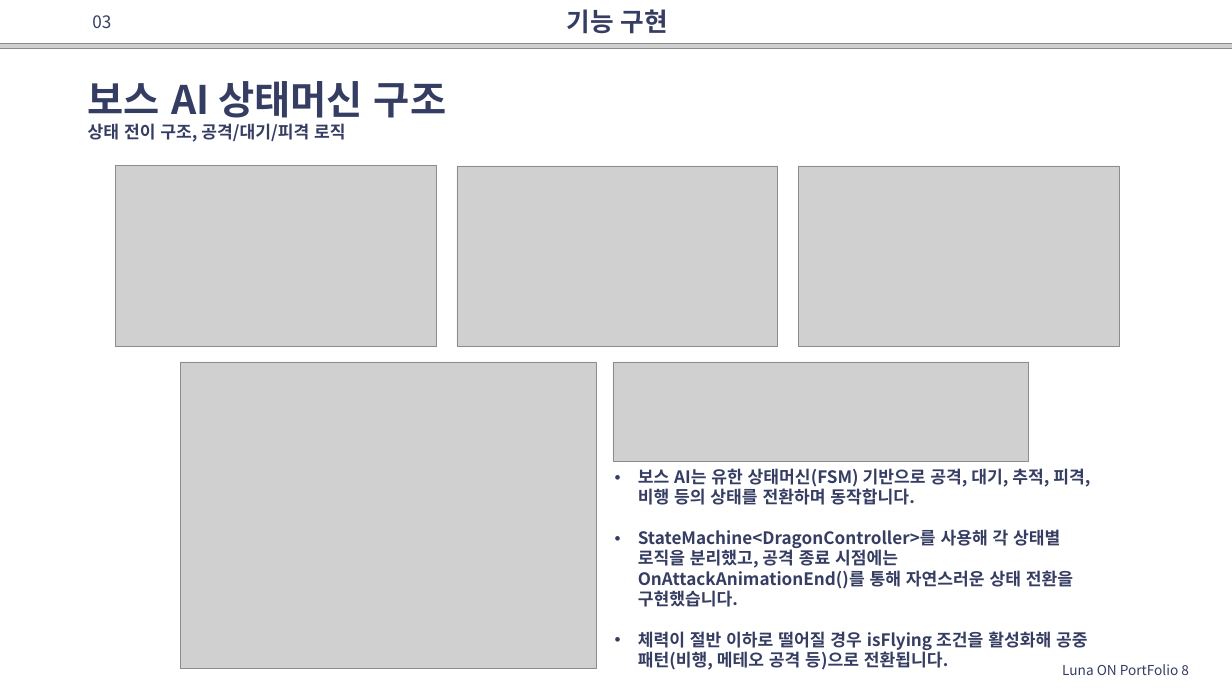
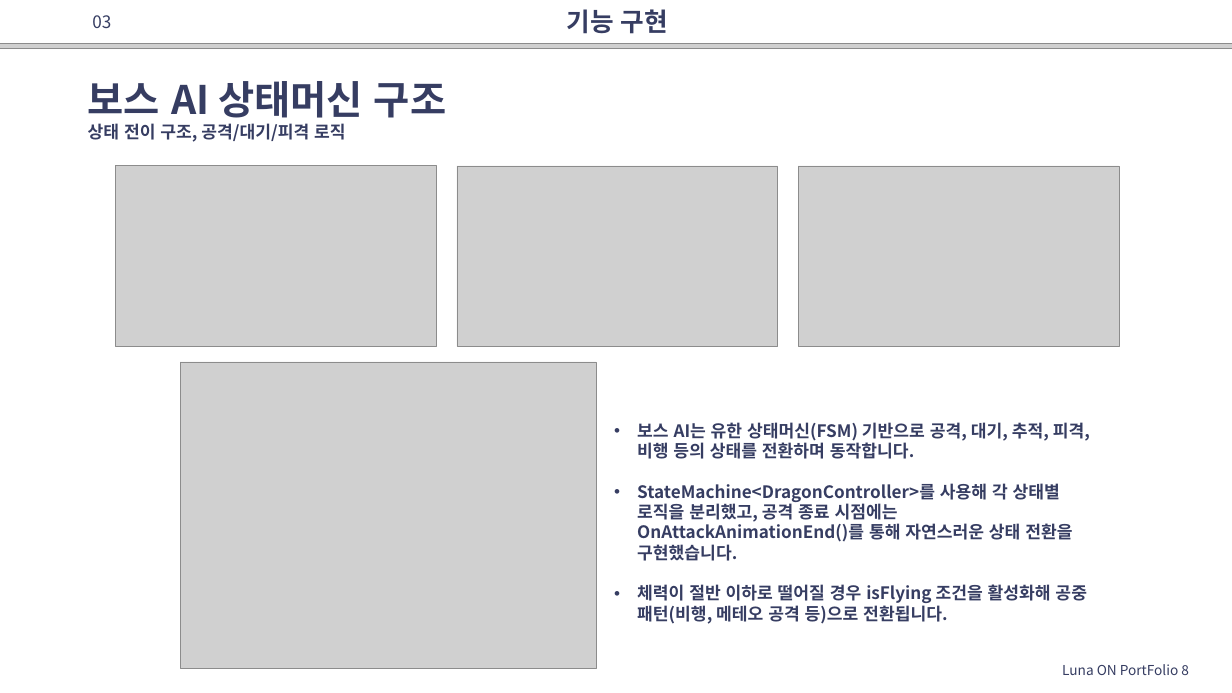
Before and after one commit to xxxuug/LunaON, a slide deck: slide 8 of LunaON.pptx. Drawn at 1232x693 pixels with LibreOffice and Linux fonts; fonts in the diff are those of the drawing; grey boxes stand for pictures. Boxes give left, top, right and bottom in pixels: in the first picture for what was removed or moved away, otherwise in the second. Text is boxed around its words. In the diff, an @@ line names an element or a change of style, - is before the commit and + after.

```diff
--- a/LunaON.pptx
+++ b/LunaON.pptx
@@ picture removed at (613, 362, 1029, 461) @@
@@ text "보스 AI는 유한 상태머신(FSM) 기반으로 ...": place and size @@
-text "보스 AI는 유한 상태머신(FSM) 기반으로 ..." at (638, 468, 1090, 670)
+text "보스 AI는 유한 상태머신(FSM) 기반으로 ..." at (637, 422, 1090, 624)
```
Also in this commit, not shown: 2 other slides changed, 1 other file.
